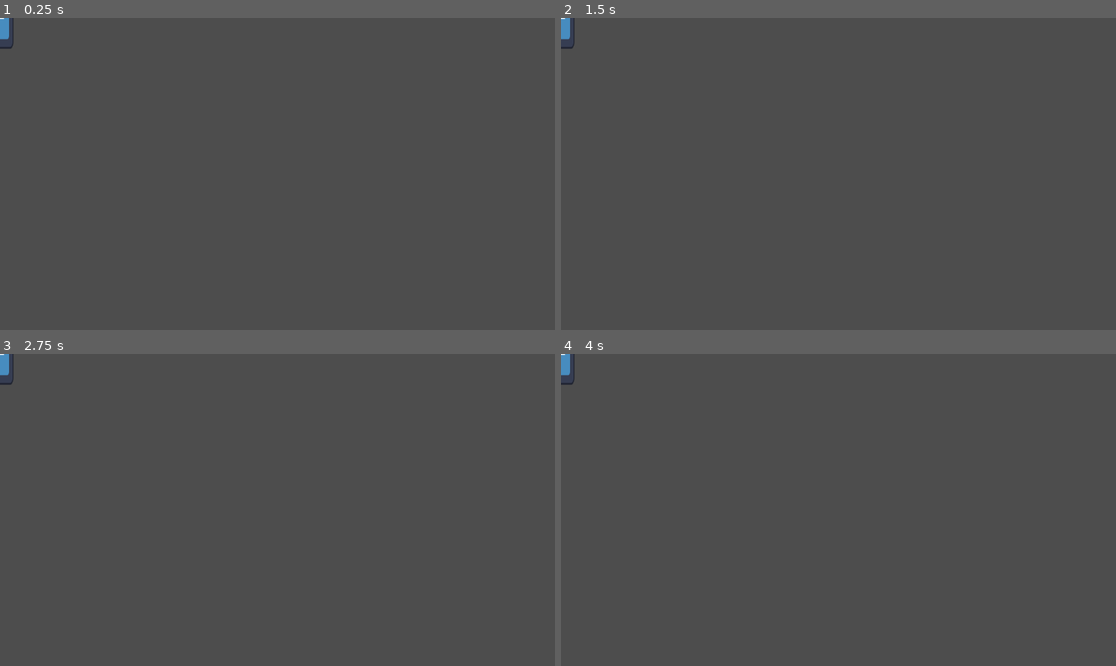
Above: before the commit, frames 1-4 (two rows, left to right).
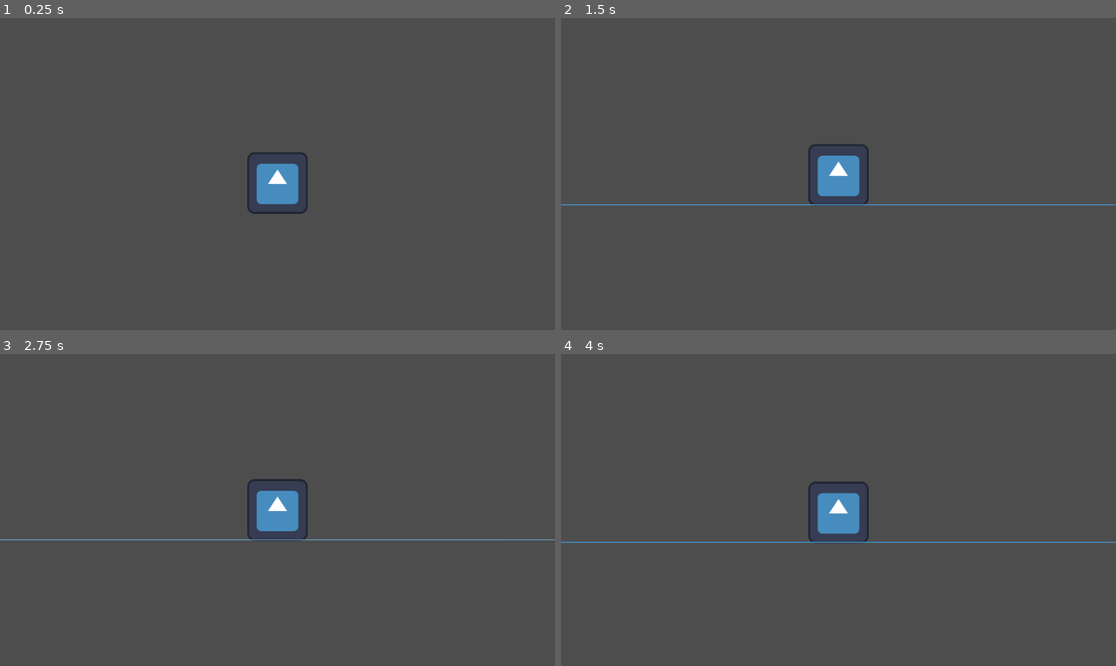
Above: after the commit, the same moments.

Repository: WhizzIer/Platformer-clone
Game: Godot game, scene res://game.tscn
The game is run twice, just before and just after one commit, with the same random seed, the same clock (stepped at 60 frames per second) and the same inputs. Before the commit the project starts from res://player.tscn. The engine's default icon, where the game draws it, is replaced by a stand-in: a white triangle on a blue panel in a dark square.
Inputs:
- Up to frame 1 (0.25 s): no input
- Up to frame 2 (1.5 s): no input
- Up to frame 3 (2.75 s): tap Enter at 2 s
- Up to frame 4 (4 s): tap Space at 2.75 s

The runs differ from the first frame. In frame 1, 1.4% of the frame differs, in the area x 0-56%, y 0-63%; in frame 2, 1.8%, in the area x 0-100%, y 0-61%; in frame 3, 1.6%; in frame 4, 1.8%.

Commit message:
Game + Player + Ground
Player can move (Basic)
Ground for gravity testing
next: Worldbuilding: Shapes and tilemap
next: player animation

Diff:
--- a/player.gd
+++ b/Player/player.gd
@@ -3,9 +3,16 @@
 
 # Called when the node enters the scene tree for the first time.
 func _ready() -> void:
+
 	pass # Replace with function body.
 
 
 # Called every frame. 'delta' is the elapsed time since the previous frame.
 func _process(delta: float) -> void:
+	#wenn ein Knopf gedrückt wird merke das
+
+	#wenn du das merkst, bewegung
+	#Springen auf Leertaste
+	#Gravitation
+	#move and slide
 	pass
--- /dev/null
+++ b/Player/player.tscn
@@ -0,0 +1,81 @@
+[gd_scene load_steps=5 format=3 uid="uid://ckmkie2emproq"]
+
+[ext_resource type="Texture2D" uid="uid://dn2s3bsrqkg1v" path="res://icon.svg" id="1_4flbx"]
+
+[sub_resource type="GDScript" id="GDScript_l8h54"]
+script/source = "extends CharacterBody2D
+
+
+const SPEED = 300.0
+const JUMP_VELOCITY = -400.0
+
+
+func _physics_process(delta: float) -> void:
+	# Add the gravity.
+	if not is_on_floor():
+		velocity += get_gravity() * delta
+
+	# Handle jump.
+	if Input.is_action_just_pressed(\"jump\") and is_on_floor():
+		velocity.y = JUMP_VELOCITY
+
+	# Get the input direction and handle the movement/deceleration.
+	# As good practice, you should replace UI actions with custom gameplay actions.
+	var direction := Input.get_axis(\"move_left\", \"move_right\")
+	if direction:
+		velocity.x = direction * SPEED
+	else:
+		velocity.x = move_toward(velocity.x, 0, SPEED)
+
+	move_and_slide()
+"
+
+[sub_resource type="SpriteFrames" id="SpriteFrames_4ntmi"]
+animations = [{
+"frames": [{
+"duration": 1.0,
+"texture": ExtResource("1_4flbx")
+}, {
+"duration": 1.0,
+"texture": ExtResource("1_4flbx")
+}, {
+"duration": 1.0,
+"texture": ExtResource("1_4flbx")
+}, {
+"duration": 1.0,
+"texture": ExtResource("1_4flbx")
+}, {
+"duration": 1.0,
+"texture": ExtResource("1_4flbx")
+}],
+"loop": true,
+"name": &"default",
+"speed": 5.0
+}, {
+"frames": [],
+"loop": true,
+"name": &"new_animation",
+"speed": 5.0
+}]
+
+[sub_resource type="RectangleShape2D" id="RectangleShape2D_btcbx"]
+size = Vector2(256.857, 125)
+
+[node name="Player" type="CharacterBody2D"]
+scale = Vector2(0.4375, 1)
+script = SubResource("GDScript_l8h54")
+
+[node name="AnimatedSprite2D" type="AnimatedSprite2D" parent="."]
+scale = Vector2(2.25, 1)
+sprite_frames = SubResource("SpriteFrames_4ntmi")
+autoplay = "default"
+frame = 2
+frame_progress = 0.625529
+
+[node name="CollisionShape2D" type="CollisionShape2D" parent="."]
+position = Vector2(-0.428572, -0.5)
+scale = Vector2(1, 1)
+shape = SubResource("RectangleShape2D_btcbx")
+
+[node name="Camera2D" type="Camera2D" parent="."]
+position_smoothing_enabled = true
--- /dev/null
+++ b/game.tscn
@@ -0,0 +1,12 @@
+[gd_scene load_steps=3 format=3 uid="uid://dhalytpdu1ar5"]
+
+[ext_resource type="PackedScene" uid="uid://ckmkie2emproq" path="res://Player/player.tscn" id="1_80nbo"]
+[ext_resource type="PackedScene" uid="uid://btnbh71fubl6y" path="res://ground.tscn" id="2_e2o6t"]
+
+[node name="Game" type="Node2D"]
+
+[node name="Player" parent="." instance=ExtResource("1_80nbo")]
+position = Vector2(550, 245)
+
+[node name="Welt Ende" parent="." instance=ExtResource("2_e2o6t")]
+position = Vector2(-1, 582)
--- /dev/null
+++ b/ground.tscn
@@ -0,0 +1,17 @@
+[gd_scene load_steps=4 format=3 uid="uid://btnbh71fubl6y"]
+
+[ext_resource type="Texture2D" uid="uid://dn2s3bsrqkg1v" path="res://icon.svg" id="1_yh8r4"]
+
+[sub_resource type="PhysicsMaterial" id="PhysicsMaterial_lv0v5"]
+
+[sub_resource type="WorldBoundaryShape2D" id="WorldBoundaryShape2D_yh8r4"]
+
+[node name="Welt Ende" type="StaticBody2D"]
+physics_material_override = SubResource("PhysicsMaterial_lv0v5")
+
+[node name="CollisionShape2D" type="CollisionShape2D" parent="."]
+shape = SubResource("WorldBoundaryShape2D_yh8r4")
+
+[node name="Icon" type="Sprite2D" parent="."]
+scale = Vector2(2000, 0.02)
+texture = ExtResource("1_yh8r4")
--- a/player.tscn
+++ /dev/null
@@ -1,20 +0,0 @@
-[gd_scene load_steps=4 format=3 uid="uid://bmrhe2x5istrn"]
-
-[ext_resource type="Texture2D" uid="uid://dn2s3bsrqkg1v" path="res://icon.svg" id="1_4flbx"]
-[ext_resource type="Script" uid="uid://bbnbstnky8ld0" path="res://player.gd" id="1_onrkg"]
-
-[sub_resource type="CapsuleShape2D" id="CapsuleShape2D_4flbx"]
-radius = 61.7143
-height = 126.0
-
-[node name="Player" type="Node2D"]
-script = ExtResource("1_onrkg")
-
-[node name="Sprite" type="Sprite2D" parent="."]
-scale = Vector2(0.4375, 1)
-texture = ExtResource("1_4flbx")
-
-[node name="CharacterBody2D" type="CharacterBody2D" parent="Sprite"]
-
-[node name="CollisionShape2D" type="CollisionShape2D" parent="Sprite/CharacterBody2D"]
-shape = SubResource("CapsuleShape2D_4flbx")
--- a/project.godot
+++ b/project.godot
@@ -11,6 +11,34 @@
 [application]
 
 config/name="Platformer clone_Brackeys"
-run/main_scene="uid://bmrhe2x5istrn"
+run/main_scene="uid://dhalytpdu1ar5"
 config/features=PackedStringArray("4.4", "Forward Plus")
 config/icon="res://icon.svg"
+
+[input]
+
+move_left={
+"deadzone": 0.2,
+"events": [Object(InputEventKey,"resource_local_to_scene":false,"resource_name":"","device":-1,"window_id":0,"alt_pressed":false,"shift_pressed":false,"ctrl_pressed":false,"meta_pressed":false,"pressed":false,"keycode":0,"physical_keycode":65,"key_label":0,"unicode":97,"location":0,"echo":false,"script":null)
+]
+}
+move_right={
+"deadzone": 0.2,
+"events": [Object(InputEventKey,"resource_local_to_scene":false,"resource_name":"","device":-1,"window_id":0,"alt_pressed":false,"shift_pressed":false,"ctrl_pressed":false,"meta_pressed":false,"pressed":false,"keycode":0,"physical_keycode":68,"key_label":0,"unicode":100,"location":0,"echo":false,"script":null)
+]
+}
+jump={
+"deadzone": 0.2,
+"events": [Object(InputEventKey,"resource_local_to_scene":false,"resource_name":"","device":-1,"window_id":0,"alt_pressed":false,"shift_pressed":false,"ctrl_pressed":false,"meta_pressed":false,"pressed":false,"keycode":0,"physical_keycode":32,"key_label":0,"unicode":32,"location":0,"echo":false,"script":null)
+]
+}
+duck={
+"deadzone": 0.2,
+"events": [Object(InputEventKey,"resource_local_to_scene":false,"resource_name":"","device":-1,"window_id":0,"alt_pressed":false,"shift_pressed":false,"ctrl_pressed":false,"meta_pressed":false,"pressed":false,"keycode":0,"physical_keycode":4194326,"key_label":0,"unicode":0,"location":0,"echo":false,"script":null)
+]
+}
+attack={
+"deadzone": 0.2,
+"events": [Object(InputEventMouseButton,"resource_local_to_scene":false,"resource_name":"","device":-1,"window_id":0,"alt_pressed":false,"shift_pressed":false,"ctrl_pressed":false,"meta_pressed":false,"button_mask":1,"position":Vector2(222, 14),"global_position":Vector2(231, 62),"factor":1.0,"button_index":1,"canceled":false,"pressed":true,"double_click":false,"script":null)
+]
+}
Renamed: player.gd.uid -> Player/player.gd.uid
